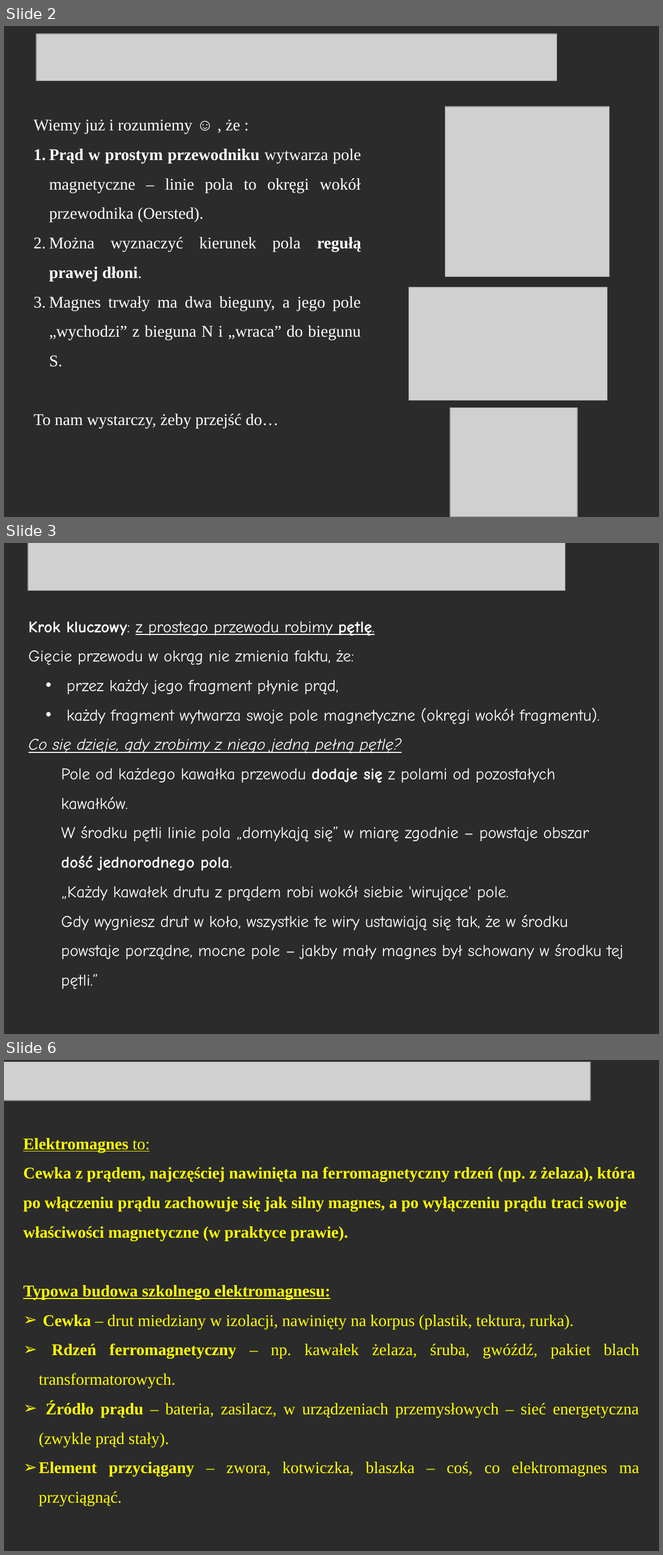
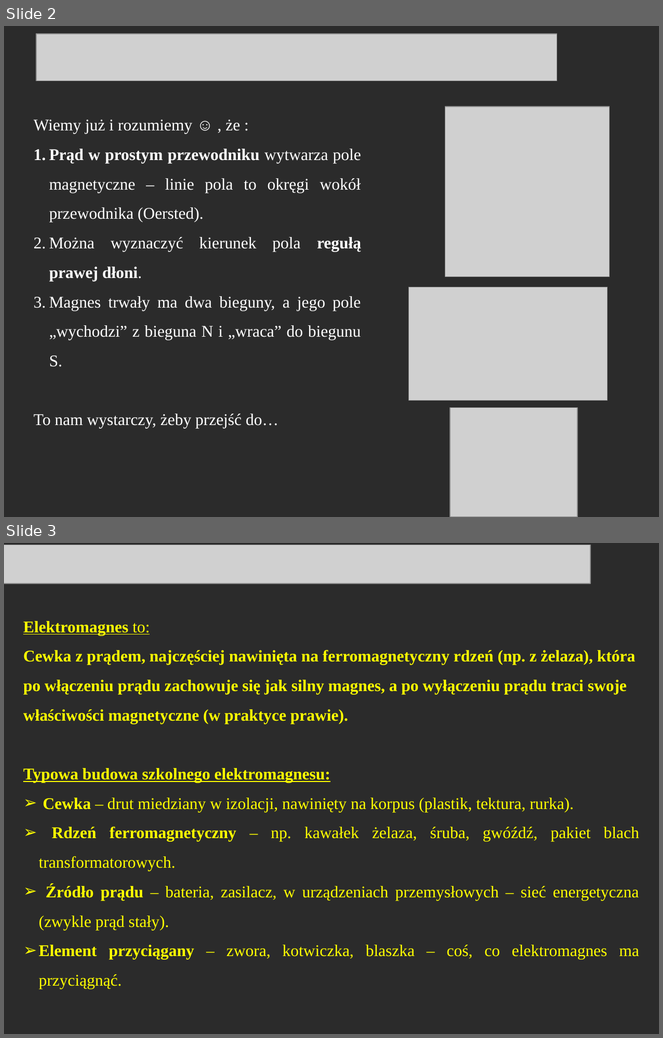
Before and after one commit to MichalMus/Fizyka-w-szkole, a slide deck: Magnetyzm i elektromagnetyzm/3.ELEKTROMAGNES I MAGNETYCZNE WŁAŚCIWOŚCI SUBSTANCJI.ppt. Shown one above the other, each under a label of ours: slides 2, 3 and 6 before the commit, slides 2 and 3 after it; the slides between them are not shown. The pictures are 663x1555 and 663x1038 pixels, drawn with LibreOffice and Linux fonts; fonts in the diff are those of the drawing; grey boxes stand for pictures; background and template pictures are left out; a plain dark background stands for a picture behind light text. Boxes give left, top, right and bottom in pixels: in the first picture for what was removed or moved away, otherwise in the second. Text is boxed around its words. In the diff, an @@ line names an element or a change of style, - is before the commit and + after.

```diff
--- a/Magnetyzm i elektromagnetyzm/3.ELEKTROMAGNES I MAGNETYCZNE WŁAŚCIWOŚCI SUBSTANCJI.ppt
+++ b/Magnetyzm i elektromagnetyzm/3.ELEKTROMAGNES I MAGNETYCZNE WŁAŚCIWOŚCI SUBSTANCJI.ppt
@@ slide 3 removed at (4,543,659,1034), background picture (left out) @@
@@ picture removed at (28,543,566,590) @@
@@ text removed at (28,621,623,990) @@
-Krok kluczowy: z prostego przewodu robimy pętlę.
-Gięcie przewodu w okrąg nie zmienia faktu, że:
-  • przez każdy jego fragment płynie prąd,
-  • każdy fragment wytwarza swoje pole magnetyczne (okręgi wokół fragmentu).
-Co się dzieje, gdy zrobimy z niego jedną pełną pętlę?
-  Pole od każdego kawałka przewodu dodaje się z polami od pozostałych kawałków.
-  W środku pętli linie pola „domykają się” w miarę zgodnie – powstaje obszar dość jednorodnego pola.
-„Każdy kawałek drutu z prądem robi wokół siebie 'wirujące' pole.
-Gdy wygniesz drut w koło, wszystkie te wiry ustawiają się tak, że w środku powstaje porządne, mocne pole – jakby mały magnes był schowany w środku tej pętli.”
@@ what was slide 6 is now slide 3 @@
```
Also in this commit, not shown: 8 slides changed, 2 slides added, 6 other slides removed, 4 other files.
